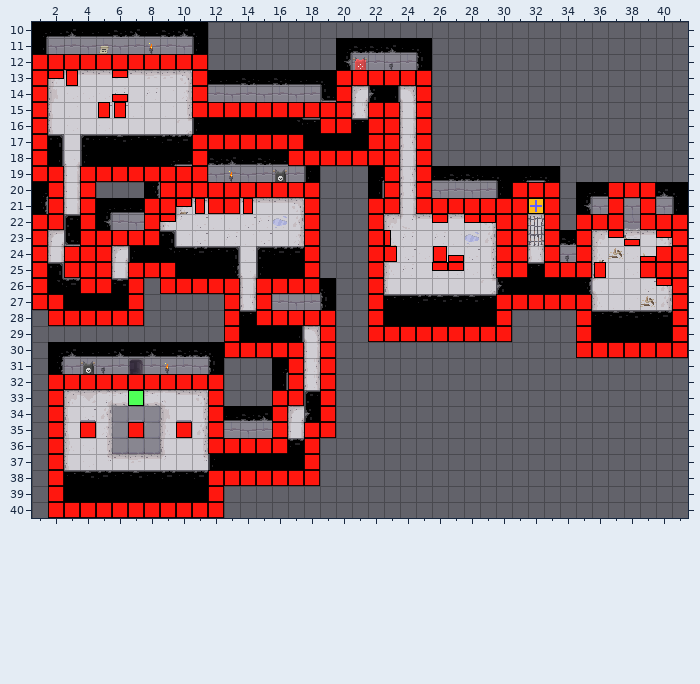
Tiled map (JSON) -- maps/Level3.json. Above is the file before it was changed.
Cells are 16x16 px. Shown: x 1..41, y 10..40.
Now the later version:
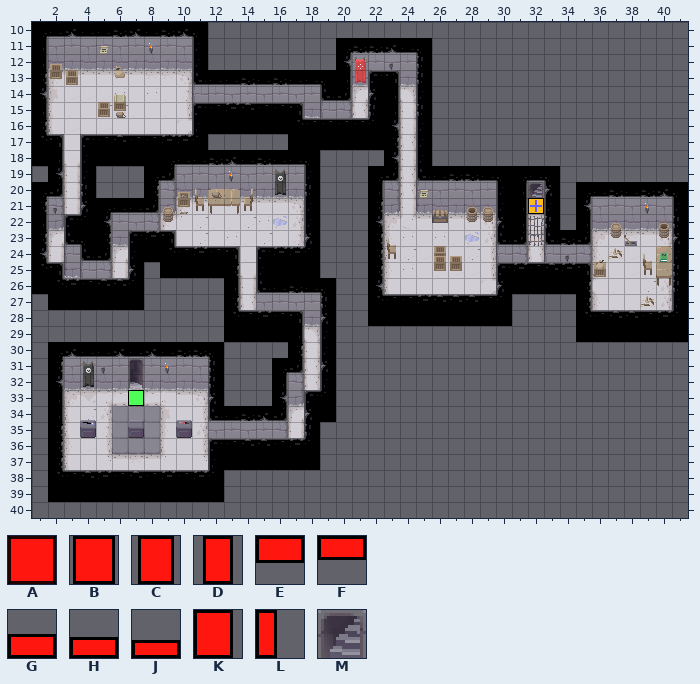
Key: from "Collision": A 0, B 1, C 2, D 3, E 31, F 32, G 42, H 43, J 44, K 47, L 53; from "dungeon tileset": M 127.
_ is an empty cell, # one hidden under a higher layer, . an unchanged one.
What changed:
--- layer "Tilelaag 1"
@@ x 32..32 @@
-20 #
+20 M
--- layer "Solid" (now hidden)
@@ x 1..41 @@
-12 AAAAAAAAAAA..............................
-13 AEC..F....A........AAAAAA................
-14 A....G....A........A....A................
-15 A...CC....AAAAAAAAAA.AA.A................
-16 A.................AA.AA.A................
-17 A.........AAAAAAA....AA.A................
-18 A.........A.....AAAAAAA.A................
-19 AA.AAAAAAAA...........A.A................
-20 .A.A....AAAAAAAAAA....A.A.....AAA...AAA..
-21 .A.A...AAEDAAD...A...AA.AAAAAAA.A...A.A..
-22 AA.A...AF........A...A...E.EEAA.A.AAA.AAA
-23 A..AAAAA.........A...AL......AA.A.A.FH.FA
-24 A.AAA............A...AK..BH..AA.A.A...JAA
-25 A.AAA.AAA........A...A...EE..AA.AAAC..AAA
-26 A..AA.A.AAAAA.AAAA...A.................FA
-27 AA....A.....A.A......A.......AAAAAA.....A
-28 .AAAAAA.....A.AAAAA..A.......A....A.....A
-29 ............A.....A..AAAAAAAAA....A.....A
-30 ............AAAAA.A...............AAAAAAA
-31 ................A.A......................
-32 .AAAAAAAAAAA....A.A......................
-33 .A.........A...AA.A......................
-34 .A.........A...A..A......................
-35 .A.A..A..A.A...A.AA......................
-36 .A.........AAAAA.A.......................
-37 .A...............A.......................
-38 .A.........AAAAAAA.......................
-39 .A.........A.............................
-40 .AAAAAAAAAAA.............................
+12 ___________..............................
+13 ___.._...._........______................
+14 _...._...._........_...._................
+15 _...__....__________.__._................
+16 _.................__.__._................
+17 _........._______....__._................
+18 _........._....._______._................
+19 __.________..........._._................
+20 ._._....__________...._._.....___...___..
+21 ._._..._______..._...__._______._..._._..
+22 __._...__........_..._..._.____._.___.___
+23 _.._____........._...__......__._._.__.__
+24 _.___............_...__..__..__._._...___
+25 _.___.___........_..._...__..__.____..___
+26 _..__._._____.____..._.................__
+27 __...._....._._......_.......______....._
+28 .______....._._____.._......._...._....._
+29 ............_....._.._________...._....._
+30 ............_____._..............._______
+31 ................_._......................
+32 .___________...._._......................
+33 ._........._...__._......................
+34 ._........._..._.._......................
+35 ._._.._.._._..._.__......................
+36 ._........._____._.......................
+37 ._..............._.......................
+38 ._........._______.......................
+39 ._........._.............................
+40 .___________.............................
Boxes around the changes in both pictures, in picture pixels (x1, y1, x2, y2):
changed: (32, 54, 688, 518)
